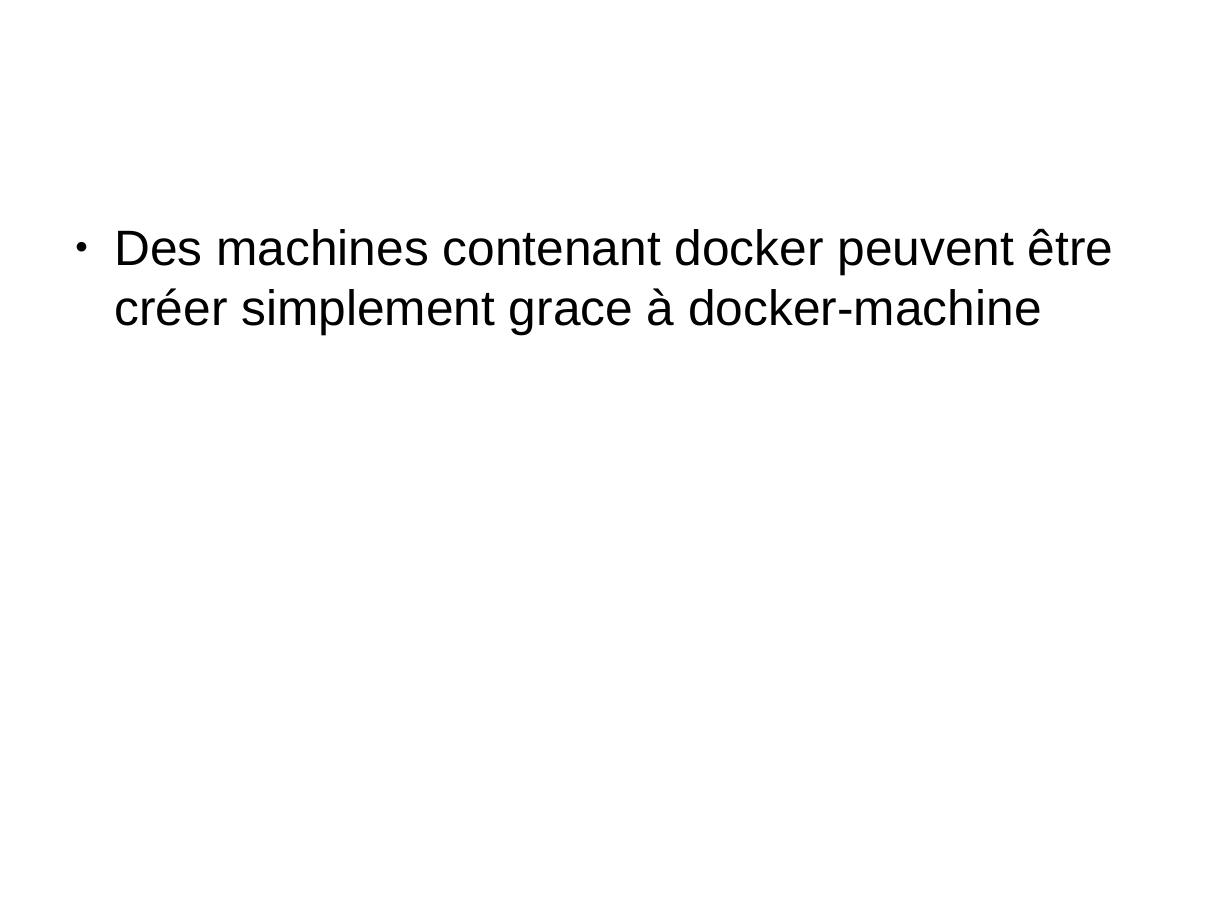
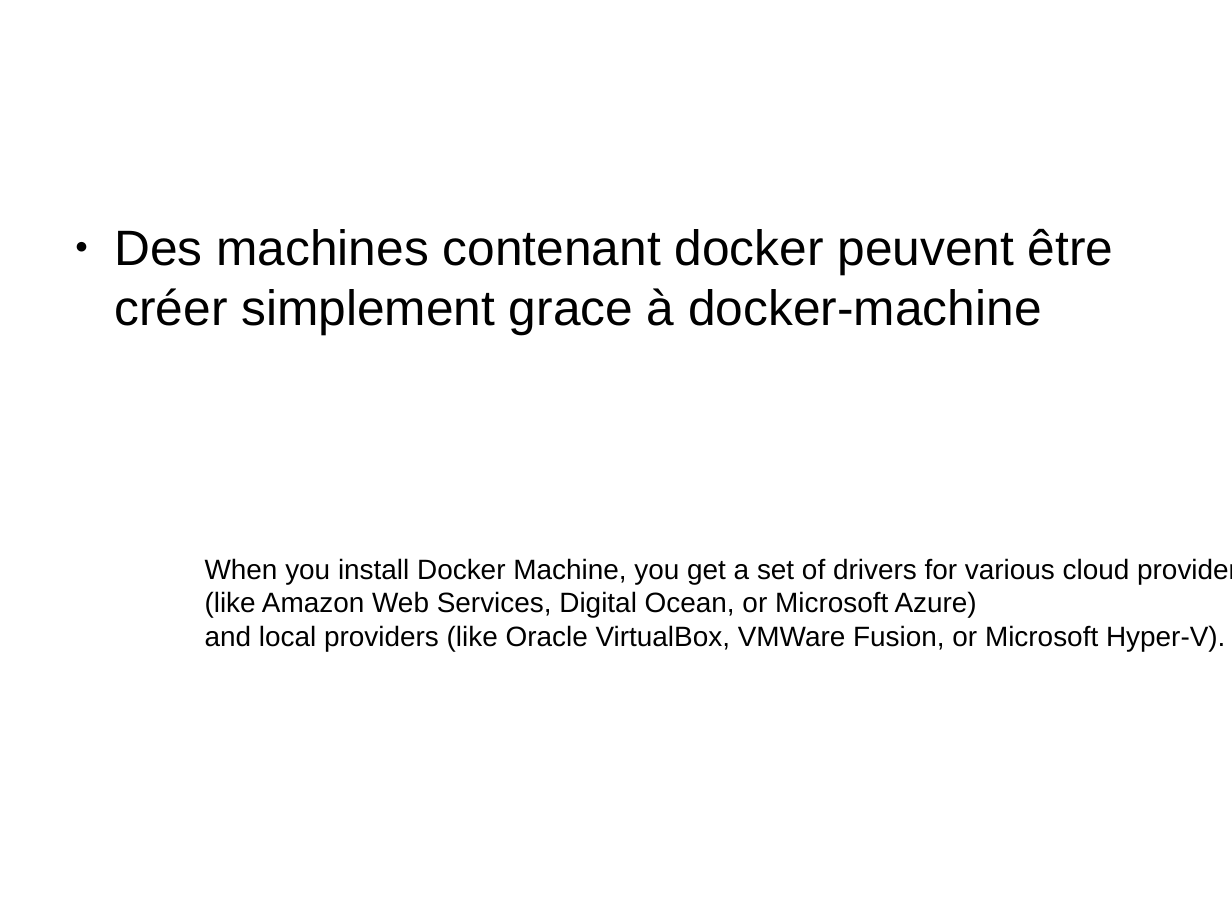
Before and after one commit to charleshuber/4t, a slide deck: slide 14 of presentation_smb215.odp (slide 13 before the commit). Drawn at 1232x924 pixels with LibreOffice and Linux fonts; fonts in the diff are those of the drawing. Boxes give left, top, right and bottom in pixels: in the first picture for what was removed or moved away, otherwise in the second. Text is boxed around its words. In the diff, an @@ line names an element or a change of style, - is before the commit and + after.

```diff
--- a/presentation_smb215.odp
+++ b/presentation_smb215.odp
@@ text added at bbox=[205, 558, 1225, 651], 18 pt, text #000000 @@
+When you install Docker Machine, you get a set of drivers for various cloud providers
+(like Amazon Web Services, Digital Ocean, or Microsoft Azure)
+and local providers (like Oracle VirtualBox, VMWare Fusion, or Microsoft Hyper-V).
```
Also in this commit, not shown: 8 other slides changed, 3 slides added, 2 slides removed, 1 other file.
